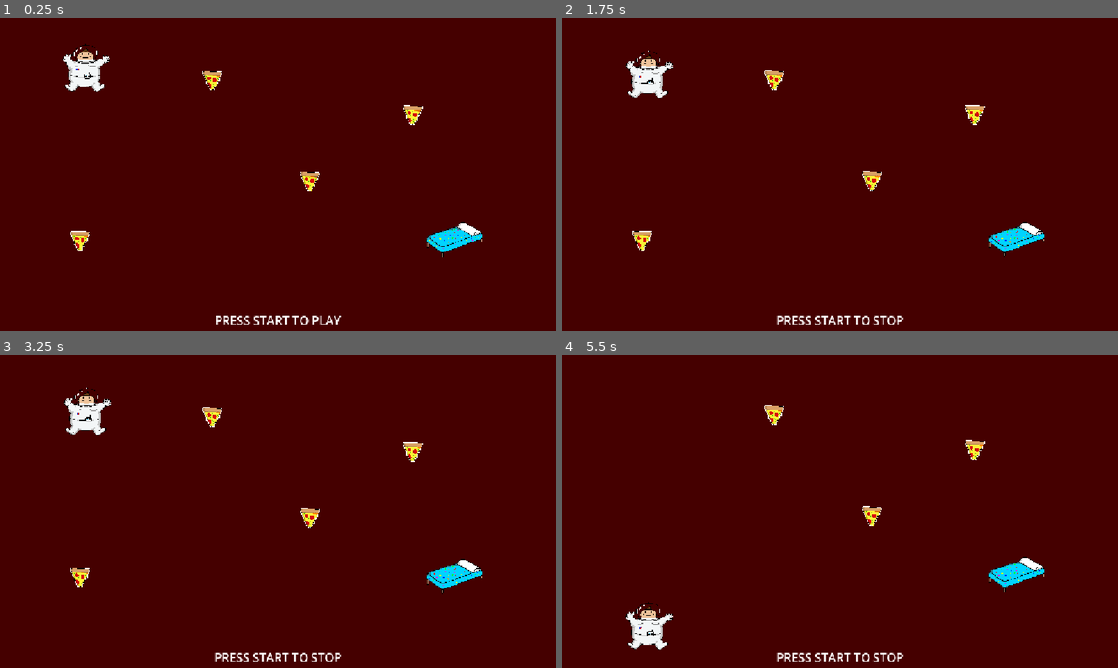
Above: before the commit, frames 1-4 (two rows, left to right).
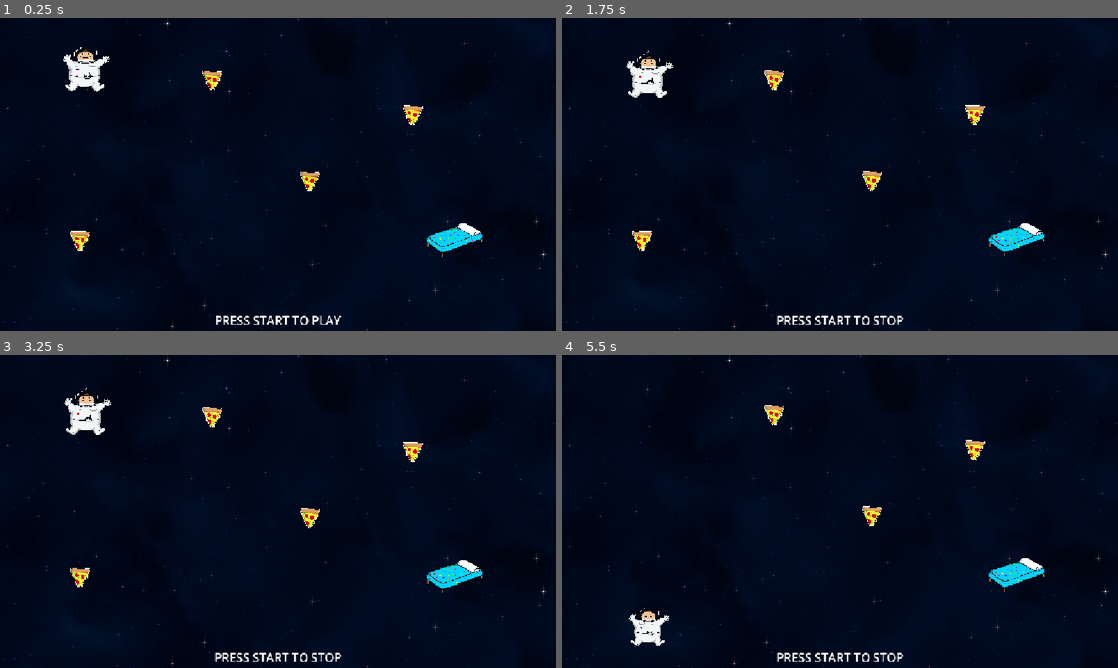
Above: after the commit, the same moments.

Repository: ivaivaiva1/desenhar_fofo
Game: Godot game, scene res://Scenes/level_manager.tscn
The game is run twice, just before and just after one commit, with the same random seed, the same clock (stepped at 60 frames per second) and the same inputs.
Inputs (mouse positions are in pixels of both pictures, inside the frame that each line leads up to):
- Up to frame 1 (0.25 s): no input
- Up to frame 2 (1.75 s): tap Enter (ui_select) at 0.5, 1.25 s; move the mouse to (962, 158) at 0.52 s; click (962, 158) at 0.67 s; tap Space (ui_accept) at 0.77, 1.52 s; move the mouse to (728, 190) at 1.27 s; click (728, 190) at 1.42 s
- Up to frame 3 (3.25 s): tap Enter (ui_select) at 2, 2.75 s; move the mouse to (333, 442) at 2.02 s; click (333, 442) at 2.17 s; move the mouse to (250, 574) at 2.77 s; click (250, 574) at 2.92 s; tap Space (ui_accept) at 3.02 s
- Up to frame 4 (5.5 s): tap Enter (ui_select) at 3.5, 4.25 s; move the mouse to (1006, 558) at 3.52 s; click (1006, 558) at 3.67 s; tap Space (ui_accept) at 3.77, 4.52 s; move the mouse to (673, 464) at 4.27 s; click (673, 464) at 4.42 s; move the mouse to (867, 511) at 5.02 s; click (867, 511) at 5.17 s

The runs differ from the first frame. In frame 1, 98% of the frame differs, in the area x 0-100%, y 0-100%; in frame 2, 98%; in frame 3, 98%; in frame 4, 98%.

Commit message:
feat: world_enviorement system

Diff:
--- /dev/null
+++ b/Levels/desert_level_05.json
@@ -0,0 +1,28 @@
+{
+	"cama": {
+		"x": 942.0,
+		"y": 444.0
+	},
+	"collectables": [
+		{
+			"x": 440.000030517578,
+			"y": 129.000015258789
+		},
+		{
+			"x": 855.0,
+			"y": 201.000030517578
+		},
+		{
+			"x": 166.0,
+			"y": 461.000030517578
+		},
+		{
+			"x": 642.0,
+			"y": 338.000030517578
+		}
+	],
+	"player_spawner": {
+		"x": 178.0,
+		"y": 104.0
+	}
+}
--- /dev/null
+++ b/Scenes/Enviorements/space_enviorement.tscn
@@ -0,0 +1,18 @@
+[gd_scene format=3 uid="uid://cpgoaknm65vp5"]
+
+[ext_resource type="Texture2D" uid="uid://hcaex61xyblt" path="res://Sprites/pixelart_starfields/pixelart_starfield.png" id="1_7vfud"]
+[ext_resource type="Texture2D" uid="uid://bomsuprhx1klp" path="res://Sprites/pixelart_starfields/pixelart_starfield_corona.png" id="2_qsvle"]
+
+[node name="SpaceEnviorement" type="Node2D" unique_id=1520312425]
+
+[node name="PixelartStarfield" type="Sprite2D" parent="." unique_id=1554372711]
+z_index = -3000
+position = Vector2(275, 327)
+scale = Vector2(2.078125, 2.078125)
+texture = ExtResource("1_7vfud")
+
+[node name="PixelartStarfield2" type="Sprite2D" parent="." unique_id=916611040]
+z_index = -3000
+position = Vector2(879.00006, 325)
+scale = Vector2(2.078125, 2.078125)
+texture = ExtResource("2_qsvle")
--- a/Scenes/cama.tscn
+++ b/Scenes/cama.tscn
@@ -4,7 +4,7 @@
 [ext_resource type="Texture2D" uid="uid://bcynbwdwllm32" path="res://Sprites/cama.png" id="1_hiwqy"]
 [ext_resource type="Script" uid="uid://cbc24q2fpet5x" path="res://Scripts/floating.gd" id="2_yx27d"]
 
-[node name="cama" type="Node2D" unique_id=1009130463]
+[node name="cama" type="Node2D" unique_id=1009130463 groups=["Cama"]]
 script = ExtResource("1_5o4a5")
 
 [node name="Sprite" type="Sprite2D" parent="." unique_id=1182990813]
--- a/Scenes/collectable.tscn
+++ b/Scenes/collectable.tscn
@@ -7,7 +7,7 @@
 [sub_resource type="CircleShape2D" id="CircleShape2D_1tq3v"]
 radius = 33.49754
 
-[node name="collectable" type="Node2D" unique_id=186391876]
+[node name="collectable" type="Node2D" unique_id=186391876 groups=["Collectable"]]
 scale = Vector2(1.015, 1.015)
 script = ExtResource("1_licok")
 
--- a/Scenes/level_editor.tscn
+++ b/Scenes/level_editor.tscn
@@ -1,63 +1,29 @@
 [gd_scene format=3 uid="uid://dvtcdj7at2mbq"]
 
-[ext_resource type="Script" uid="uid://db02f8x44ql7e" path="res://Scripts/collectables_controller.gd" id="1_n1xa8"]
-[ext_resource type="PackedScene" uid="uid://m64lbytajtml" path="res://Scenes/cama.tscn" id="2_rot6e"]
-[ext_resource type="PackedScene" uid="uid://cumvxyqe4xg4r" path="res://Scenes/collectable.tscn" id="3_wchaa"]
-[ext_resource type="Script" uid="uid://dfktrjfq4daxy" path="res://Scripts/line_controller.gd" id="4_iwybi"]
-[ext_resource type="Script" uid="uid://bjkdkcl3blwmn" path="res://Scripts/line_rendering.gd" id="5_xi6ke"]
-[ext_resource type="Script" uid="uid://cryc6w5ro18dn" path="res://Scripts/line_collider.gd" id="6_i8l5y"]
-[ext_resource type="Texture2D" uid="uid://biqh22lkslyvy" path="res://Sprites/gordao_astronauta.png" id="7_i8l5y"]
-[ext_resource type="Script" uid="uid://cbc24q2fpet5x" path="res://Scripts/floating.gd" id="8_fhsmn"]
+[ext_resource type="Script" uid="uid://c1xca1kxouyqf" path="res://Scripts/level_editor.gd" id="1_5o76e"]
 
-[node name="LevelEditor" type="Node2D" unique_id=1951955586]
+[node name="level_editor" type="Node2D" unique_id=1758674278]
+script = ExtResource("1_5o76e")
 
-[node name="ColorRect" type="ColorRect" parent="." unique_id=218518758]
-z_index = -4096
-offset_left = -4.0
-offset_top = -6.0
-offset_right = 1156.0
-offset_bottom = 652.0
-color = Color(0.27058825, 0, 0, 1)
+[node name="select_world" type="OptionButton" parent="." unique_id=1493082742]
+unique_name_in_owner = true
+offset_left = 993.0
+offset_top = 529.0
+offset_right = 1143.0
+offset_bottom = 568.0
 
-[node name="collectables_controller" type="Node2D" parent="." unique_id=1093850872]
+[node name="level_name" type="LineEdit" parent="." unique_id=1551685047]
 unique_name_in_owner = true
-script = ExtResource("1_n1xa8")
+offset_left = 1073.0
+offset_top = 572.0
+offset_right = 1141.5
+offset_bottom = 603.0
 
-[node name="cama" parent="collectables_controller" unique_id=1009130463 instance=ExtResource("2_rot6e")]
-position = Vector2(942, 444)
+[node name="save_level_button" type="Button" parent="." unique_id=441562067]
+offset_left = 1046.0
+offset_top = 609.0
+offset_right = 1142.0
+offset_bottom = 641.0
+text = "SAVE LEVEL"
 
-[node name="collectable" parent="collectables_controller" unique_id=186391876 instance=ExtResource("3_wchaa")]
-position = Vector2(440.00003, 129.00002)
-
-[node name="collectable2" parent="collectables_controller" unique_id=363670006 instance=ExtResource("3_wchaa")]
-position = Vector2(855, 201.00003)
-
-[node name="collectable3" parent="collectables_controller" unique_id=1904548980 instance=ExtResource("3_wchaa")]
-position = Vector2(166, 461.00003)
-
-[node name="collectable4" parent="collectables_controller" unique_id=1881939281 instance=ExtResource("3_wchaa")]
-position = Vector2(642, 338.00003)
-
-[node name="line_controller" type="Node2D" parent="." unique_id=1231839291]
-unique_name_in_owner = true
-script = ExtResource("4_iwybi")
-
-[node name="line_rendering" type="Node2D" parent="." unique_id=188203355]
-script = ExtResource("5_xi6ke")
-
-[node name="line_collider" type="Node2D" parent="." unique_id=1938069666]
-script = ExtResource("6_i8l5y")
-
-[node name="player_pos" type="Marker2D" parent="." unique_id=1770960032]
-unique_name_in_owner = true
-position = Vector2(178, 104)
-
-[node name="Sprite2D" type="Sprite2D" parent="player_pos" unique_id=1981605666]
-scale = Vector2(0.86, 0.86)
-texture = ExtResource("7_i8l5y")
-
-[node name="floating" type="Node2D" parent="player_pos" unique_id=1384107538 node_paths=PackedStringArray("floating_object")]
-script = ExtResource("8_fhsmn")
-floating_object = NodePath("../Sprite2D")
-float_height = 7.0
-float_duration = 1.5
+[connection signal="button_down" from="save_level_button" to="." method="_on_save_level_button_button_down"]
--- a/Scenes/level_manager.tscn
+++ b/Scenes/level_manager.tscn
@@ -1,8 +1,7 @@
 [gd_scene format=3 uid="uid://binf33aajd47b"]
 
 [ext_resource type="Script" uid="uid://b2qlfq6dvkuqg" path="res://Scripts/level_manager.gd" id="1_ci404"]
-[ext_resource type="Texture2D" uid="uid://biqh22lkslyvy" path="res://Sprites/gordao_astronauta.png" id="2_3h21g"]
-[ext_resource type="Script" uid="uid://cbc24q2fpet5x" path="res://Scripts/floating.gd" id="3_tt2a7"]
+[ext_resource type="PackedScene" uid="uid://hv0uyenq7lw7" path="res://Scenes/player_spawner.tscn" id="2_ci404"]
 [ext_resource type="Script" uid="uid://db02f8x44ql7e" path="res://Scripts/collectables_controller.gd" id="4_aprpu"]
 [ext_resource type="PackedScene" uid="uid://m64lbytajtml" path="res://Scenes/cama.tscn" id="5_ds0h8"]
 [ext_resource type="PackedScene" uid="uid://cumvxyqe4xg4r" path="res://Scenes/collectable.tscn" id="6_vo0n3"]
@@ -14,19 +13,9 @@
 script = ExtResource("1_ci404")
 is_testing = true
 
-[node name="player_pos" type="Marker2D" parent="." unique_id=1605794197]
+[node name="player_spawner" parent="." unique_id=1071021330 instance=ExtResource("2_ci404")]
 unique_name_in_owner = true
 position = Vector2(178, 104)
-
-[node name="Sprite2D" type="Sprite2D" parent="player_pos" unique_id=996276655]
-scale = Vector2(0.86, 0.86)
-texture = ExtResource("2_3h21g")
-
-[node name="floating" type="Node2D" parent="player_pos" unique_id=267157271 node_paths=PackedStringArray("floating_object")]
-script = ExtResource("3_tt2a7")
-floating_object = NodePath("../Sprite2D")
-float_height = 7.0
-float_duration = 1.5
 
 [node name="collectables_controller" type="Node2D" parent="." unique_id=569908720]
 unique_name_in_owner = true
@@ -66,11 +55,3 @@
 horizontal_alignment = 1
 vertical_alignment = 1
 metadata/_edit_use_anchors_ = true
-
-[node name="ColorRect" type="ColorRect" parent="." unique_id=2017613795]
-z_index = -4096
-offset_left = -4.0
-offset_top = -6.0
-offset_right = 1156.0
-offset_bottom = 652.0
-color = Color(0.27058825, 0, 0, 1)
--- a/Scenes/player.tscn
+++ b/Scenes/player.tscn
@@ -14,7 +14,8 @@
 physics_material_override = SubResource("PhysicsMaterial_ryrav")
 script = ExtResource("1_cvnsp")
 
-[node name="Sprite2D" type="Sprite2D" parent="." unique_id=1233079308]
+[node name="Sprite" type="Sprite2D" parent="." unique_id=1233079308]
+unique_name_in_owner = true
 position = Vector2(1.9999999, -5.999999)
 scale = Vector2(0.86, 0.86)
 texture = ExtResource("2_cvnsp")
--- /dev/null
+++ b/Scenes/player_spawner.tscn
@@ -0,0 +1,16 @@
+[gd_scene format=3 uid="uid://hv0uyenq7lw7"]
+
+[ext_resource type="Texture2D" uid="uid://biqh22lkslyvy" path="res://Sprites/gordao_astronauta.png" id="1_iwcbr"]
+[ext_resource type="Script" uid="uid://cbc24q2fpet5x" path="res://Scripts/floating.gd" id="2_o4mbg"]
+
+[node name="player_spawner" type="Marker2D" unique_id=1071021330 groups=["PlayerSpawner"]]
+
+[node name="Sprite2D" type="Sprite2D" parent="." unique_id=301654723]
+scale = Vector2(0.86, 0.86)
+texture = ExtResource("1_iwcbr")
+
+[node name="floating" type="Node2D" parent="." unique_id=1376148530 node_paths=PackedStringArray("floating_object")]
+script = ExtResource("2_o4mbg")
+floating_object = NodePath("../Sprite2D")
+float_height = 7.0
+float_duration = 1.5
--- /dev/null
+++ b/Scripts/Globals/game_worlds.gd
@@ -0,0 +1,7 @@
+extends Node
+
+enum WORLDS {
+	SPACE,
+	CANDY,
+	SNOW
+}
--- a/Scripts/cama.gd
+++ b/Scripts/cama.gd
@@ -1,8 +1,7 @@
 extends Node2D
+class_name Cama
 
 @onready var collectables_controller: CollectablesController = get_parent()
-
-
 
 
 func _on_area_2d_area_entered(area: Area2D) -> void:
--- a/Scripts/collectable.gd
+++ b/Scripts/collectable.gd
@@ -6,12 +6,14 @@
 
 
 func _on_area_2d_area_entered(area: Area2D) -> void:
+	if is_picked: return
 	if area.is_in_group("Player"):
 		make_picked()
+		var player: Player = area.get_parent() as Player
+		player.pump_yuumy()
 
 
 func make_picked():
-	if is_picked: return
 	is_picked = true
 	sprite.visible = false
 
--- /dev/null
+++ b/Scripts/level_editor.gd
@@ -0,0 +1,71 @@
+extends Node2D
+
+var save_path: String = "res://Levels/"
+
+var player_spawner: Node2D
+var cama: Cama
+var collectables: Array[Collectable] = []
+
+
+func _ready() -> void:
+	for world in WORLD_NAMES:
+		select_world.add_item(world)
+
+	player_spawner = get_tree().get_first_node_in_group("PlayerSpawner") as Node2D
+	cama = get_tree().get_first_node_in_group("Cama") as Cama
+	for collectable in get_tree().get_nodes_in_group("Collectable"):
+		collectables.append(collectable as Collectable)
+
+
+func save_level(scene_world: String, level_name: String) -> void:
+	var file_name := scene_world + "_level_" + level_name + ".json"
+
+	var data := {
+		"player_spawner": {
+			"x": player_spawner.global_position.x,
+			"y": player_spawner.global_position.y
+		},
+		"cama": {
+			"x": cama.global_position.x,
+			"y": cama.global_position.y
+		},
+		"collectables": []
+	}
+
+	for collectable in collectables:
+		data["collectables"].append({
+			"x": collectable.global_position.x,
+			"y": collectable.global_position.y
+		})
+
+	var json := JSON.stringify(data, "\t")
+
+	var file := FileAccess.open(save_path + file_name, FileAccess.WRITE)
+	if file:
+		file.store_string(json)
+		file.close()
+		print("Level salvo em: ", save_path + file_name)
+	else:
+		push_error("Não foi possível salvar o level.")
+
+
+
+const WORLD_NAMES := [
+	"candy",
+	"forest",
+	"desert",
+	"snow"
+]
+
+
+@onready var select_world: OptionButton = %select_world
+@onready var level_name: LineEdit = %level_name
+
+
+func _on_save_level_button_button_down() -> void:
+	var world := select_world.get_item_text(select_world.selected)
+	var level := level_name.text.strip_edges()
+
+	if level.is_empty(): return
+
+	save_level(world, level)
--- a/Scripts/level_manager.gd
+++ b/Scripts/level_manager.gd
@@ -2,6 +2,7 @@
 class_name LevelManager
 
 @export var is_testing: bool = false
+@export var current_world: GameWorlds.WORLDS
 var next_level = preload("res://Scenes/collectable.tscn")
 
 @onready var line_controller: LineController = %line_controller
@@ -9,13 +10,16 @@
 @onready var state_label: RichTextLabel = $state_label
 
 var player_scene: PackedScene = preload("uid://cre6fiyfcf35x")
-@onready var player_pos: Marker2D = %player_pos
+@onready var player_pos: Marker2D = %player_spawner
 
 var current_state: GAME_STATE = GAME_STATE.DRAWNING
 var rolling_bob: Player
 
 
-# Called every frame. 'delta' is the elapsed time since the previous frame.
+func _ready() -> void:
+	spawn_enviorement()
+
+
 func _process(_delta: float) -> void:
 	if Input.is_action_just_pressed("ui_select"):
 		get_tree().reload_current_scene()
@@ -29,6 +33,7 @@
 		if Input.is_action_just_pressed("ui_accept"):
 				start_rolling()
 				return
+
 
 func start_drawning():
 	current_state = GAME_STATE.DRAWNING
@@ -65,3 +70,14 @@
 		start_drawning()
 		return
 	get_tree().change_scene_to_packed(next_level)
+
+
+var space_enviorement: PackedScene = preload("uid://cpgoaknm65vp5")
+func spawn_enviorement():
+	var target_enviorement: PackedScene
+	match current_world:
+		GameWorlds.WORLDS.SPACE:
+			target_enviorement = space_enviorement
+	var enviorement_instance:= target_enviorement.instantiate()
+	get_tree().current_scene.add_child(enviorement_instance)
+	enviorement_instance.global_position = Vector2.ZERO
--- a/Scripts/player.gd
+++ b/Scripts/player.gd
@@ -5,9 +5,12 @@
 @export var gravity_air: float = 100.0
 @export var gravity_ground_down: float = 6000.0
 @export var gravity_ground_up: float = 10
+@onready var sprite: Sprite2D = %Sprite
 
 
 func _ready() -> void:
+	original_scale = sprite.scale
+
 	contact_monitor = true
 	max_contacts_reported = 4
 
@@ -30,5 +33,50 @@
 	apply_central_force(Vector2.DOWN * gravity * mass)
 
 
+var original_scale: Vector2
+var pump_tween: Tween
+func pump_yuumy():
+	if pump_tween: pump_tween.kill()
+	sprite.scale = original_scale
+
+	pump_tween = create_tween()
+
+	pump_tween.tween_property(
+		sprite,
+		"scale",
+		original_scale * randf_range(1.25, 1.35),
+		0.1
+	).set_trans(Tween.TRANS_SINE).set_ease(Tween.EASE_IN_OUT)
+
+	pump_tween.tween_property(
+		sprite,
+		"scale",
+		original_scale * randf_range(0.75, 0.85),
+		0.09
+	).set_trans(Tween.TRANS_SINE).set_ease(Tween.EASE_IN_OUT)
+
+	pump_tween.tween_property(
+		sprite,
+		"scale",
+		original_scale * randf_range(1.10, 1.20),
+		0.08
+	).set_trans(Tween.TRANS_SINE).set_ease(Tween.EASE_IN_OUT)
+
+	pump_tween.tween_property(
+		sprite,
+		"scale",
+		original_scale * randf_range(0.85, 0.95),
+		0.07
+	).set_trans(Tween.TRANS_SINE).set_ease(Tween.EASE_IN_OUT)
+
+	pump_tween.tween_property(
+		sprite,
+		"scale",
+		original_scale,
+		0.06
+	).set_trans(Tween.TRANS_SINE).set_ease(Tween.EASE_IN_OUT)
+
+
+
 func auto_destroy():
 	queue_free()
--- a/project.godot
+++ b/project.godot
@@ -15,6 +15,10 @@
 config/features=PackedStringArray("4.7", "Forward Plus")
 config/icon="res://icon.svg"
 
+[autoload]
+
+GameWorlds="*uid://2xgiptyacinv"
+
 [display]
 
 window/stretch/mode="canvas_items"
@@ -22,19 +26,20 @@
 [global_group]
 
 Player=""
+Collectable=""
+Cama=""
+PlayerSpawner=""
 
 [input]
 
 ui_accept={
 "deadzone": 0.5,
-"events": [Object(InputEventKey,"resource_local_to_scene":fa …(119 unchanged characters)… ressed":false,"pressed":false,"keycode":4194310,"physical_keycode":0,"key_label":0,"unicode":0,"location":0,"echo":false,"script":null)
-, Object(InputEventKey,"resource_local_to_scene":false,"resource_name":"","device":16,"window_id":0,"alt_pressed":false,"shift_pressed":false,"ctrl_pressed":false,"meta_pressed":false,"pressed":false,"keycode":32,"physical_keycode":0,"key_label":0,"unicode":32,"location":0,"echo":false,"script":null)
+"events": [Object(InputEventKey,"resource_local_to_scene":fa …(119 unchanged characters)… ressed":false,"pressed":false,"keycode":32,"physical_keycode":0,"key_label":0,"unicode":32,"location":0,"echo":false,"script":null)
 ]
 }
 ui_select={
 "deadzone": 0.5,
-"events": [Object(InputEventJoypadButton,"resource_local_to_scene":false,"resource_name":"","device":-1,"button_index":3,"pressure":0.0,"pressed":false,"script":null)
-, Object(InputEventKey,"resource_local_to_scene":false,"resource_name":"","device":-1,"window_id":0,"alt_pressed":false,"shift_pressed":false,"ctrl_pressed":false,"meta_pressed":false,"pressed":false,"keycode":0,"physical_keycode":4194309,"key_label":0,"unicode":0,"location":0,"echo":false,"script":null)
+"events": [Object(InputEventKey,"resource_local_to_scene":false,"resource_name":"","device":-1,"window_id":0,"alt_pressed":false,"shift_pressed":false,"ctrl_pressed":false,"meta_pressed":false,"pressed":false,"keycode":0,"physical_keycode":4194309,"key_label":0,"unicode":0,"location":0,"echo":false,"script":null)
 ]
 }
 
Not shown, added: Scripts/Globals/game_worlds.gd.uid
Not shown, added: Scripts/level_editor.gd.uid
Binary file added: Sprites/pixelart_starfields/pixelart_starfield.png
Not shown, added: Sprites/pixelart_starfields/pixelart_starfield.png.import
Binary file added: Sprites/pixelart_starfields/pixelart_starfield_corona.png
Not shown, added: Sprites/pixelart_starfields/pixelart_starfield_corona.png.import
Binary file added: Sprites/pixelart_starfields/pixelart_starfield_diagonal_diffraction_spikes.png
Not shown, added: Sprites/pixelart_starfields/pixelart_starfield_diagonal_diffraction_spikes.png.import
